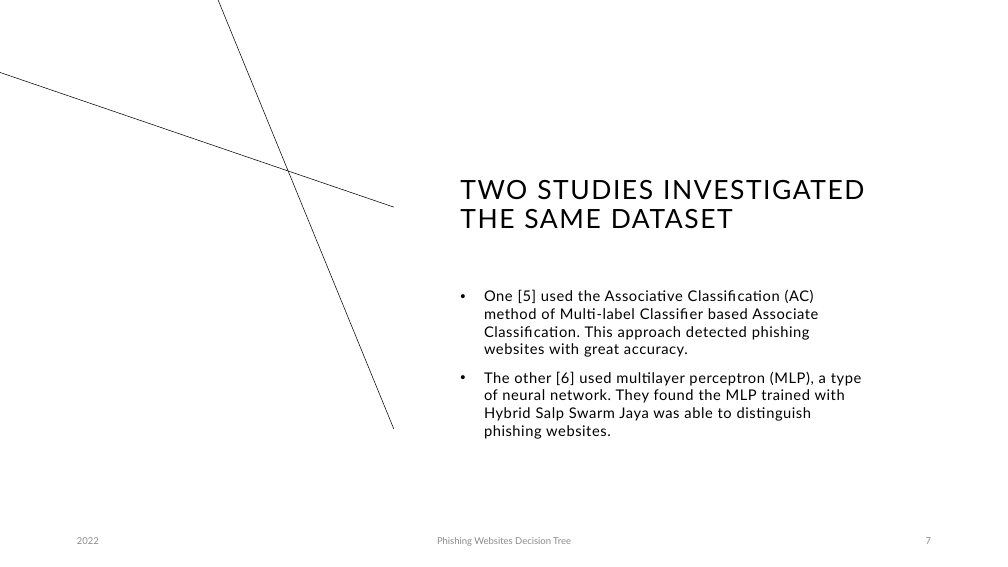
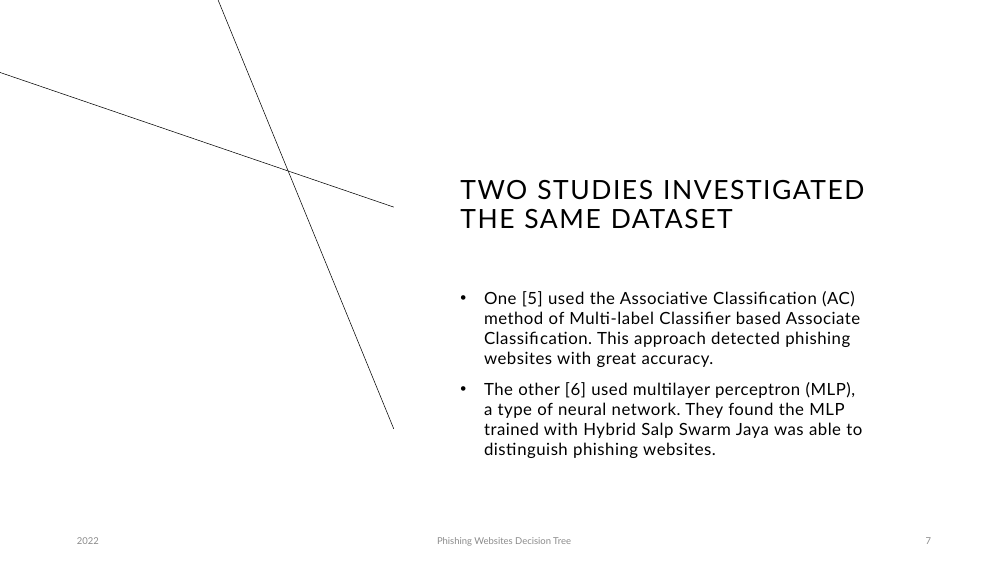
Before and after one commit to JakenW/CS422-Data-Mining, a slide deck: slide 7 of Final Project/Final Project Presentation - Jaken Whipp.pptx. Drawn at 1008x567 pixels with LibreOffice and Linux fonts; fonts in the diff are those of the drawing. Boxes give left, top, right and bottom in pixels: in the first picture for what was removed or moved away, otherwise in the second. Text is boxed around its words. In the diff, an @@ line names an element or a change of style, - is before the commit and + after.

```diff
--- a/Final Project/Final Project Presentation - Jaken Whipp.pptx
+++ b/Final Project/Final Project Presentation - Jaken Whipp.pptx
@@ text "One [5] used the Associative ..." at (x1=484, y1=291, x2=862, y2=458): size 14 to 16 pt @@
```
Also in this commit, not shown: 7 other slides changed, 1 slide added.
